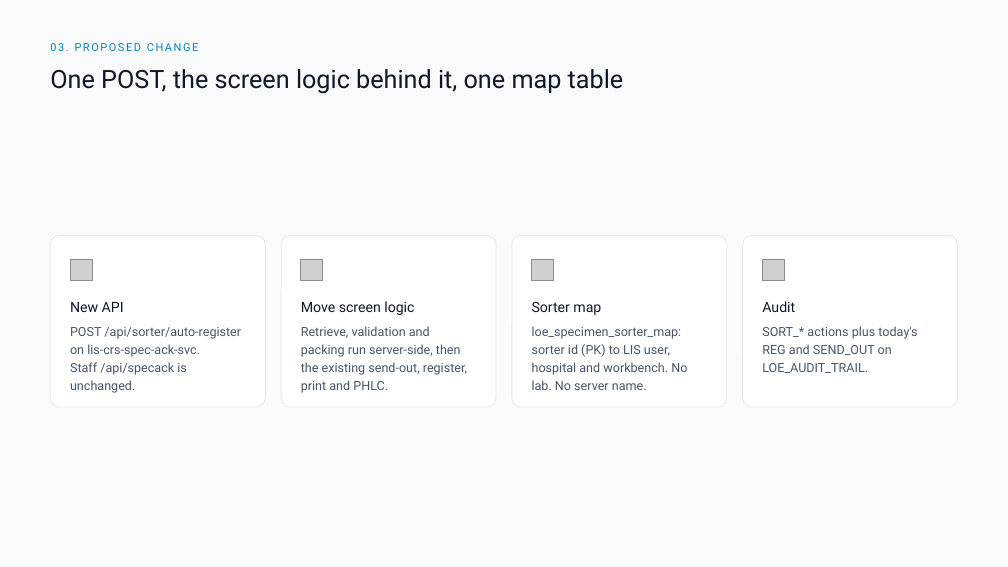
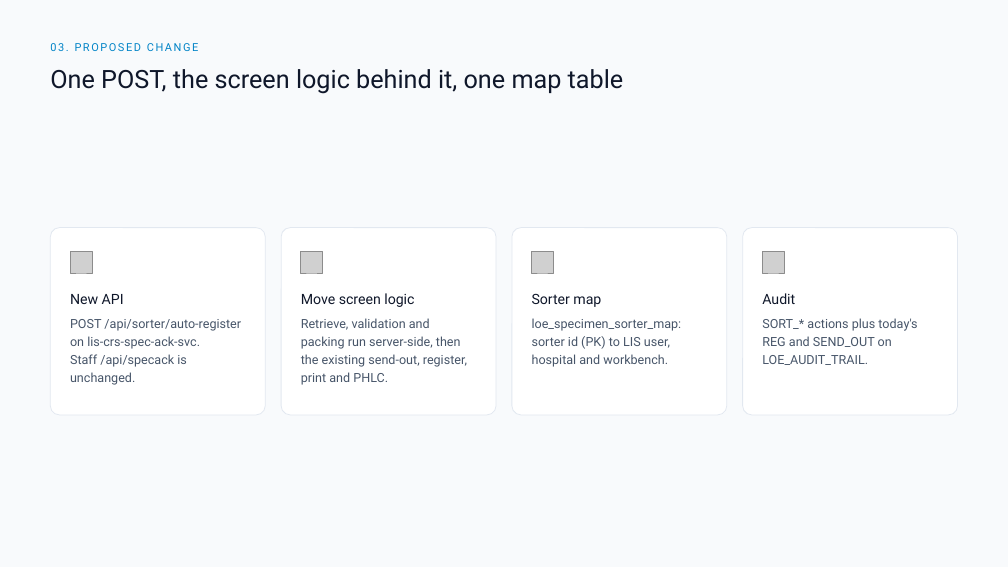
Before and after one commit to DragonChong/HA-Notes, a slide deck: slide 5 of SDLC/Projects/TMP-specimen-sorter-api — Specimen Sorter API/assets/Specimen Sorter API v3.pptx. Drawn at 1008x567 pixels with LibreOffice and Linux fonts; fonts in the diff are those of the drawing; grey boxes stand for pictures. Boxes give left, top, right and bottom in pixels: in the first picture for what was removed or moved away, otherwise in the second. Text is boxed around its words. In the diff, an @@ line names an element or a change of style, - is before the commit and + after.

```diff
--- a/SDLC/Projects/TMP-specimen-sorter-api — Specimen Sorter API/assets/Specimen Sorter API v3.pptx
+++ b/SDLC/Projects/TMP-specimen-sorter-api — Specimen Sorter API/assets/Specimen Sorter API v3.pptx
@@ rounded rectangle: place and size @@
-rounded rectangle at box(51, 236, 265, 408)
+rounded rectangle at box(51, 228, 265, 415)
@@ rounded rectangle: place and size @@
-rounded rectangle at box(281, 236, 496, 408)
+rounded rectangle at box(281, 228, 496, 415)
@@ rounded rectangle: place and size @@
-rounded rectangle at box(512, 236, 727, 408)
+rounded rectangle at box(512, 228, 727, 415)
@@ proportions changed in 4 elements at box(51, 228, 265, 415), box(281, 228, 496, 415), box(512, 228, 727, 415), box(743, 228, 957, 415) @@
@@ rounded rectangle: place and size @@
-rounded rectangle at box(743, 236, 957, 408)
+rounded rectangle at box(743, 228, 957, 415)
@@ 4 pictures, 4 texts: place and size @@
-4 pictures, 4 texts at box(70, 259, 795, 315)
+4 pictures, 4 texts at box(70, 251, 795, 307)
@@ text at box(70, 319, 241, 385): text changed @@
-POST /api/sorter/auto-register on lis-crs-spec-ack-svc. Staff /api/specack is unchanged.
+POST /api/sorter/auto-register on lis-crs-spec-ack-svc.
+Staff /api/specack is unchanged.
@@ text "Retrieve, validation and packing run ...": place and size @@
-text "Retrieve, validation and packing run ..." at box(301, 326, 467, 393)
+text "Retrieve, validation and packing run ..." at box(301, 318, 467, 385)
@@ text at box(532, 318, 682, 367): text changed @@
-loe_specimen_sorter_map: sorter id (PK) to LIS user, hospital and workbench. No lab. No server name.
+loe_specimen_sorter_map: sorter id (PK) to LIS user, hospital and workbench.
@@ text "SORT_* actions plus today's REG ...": place and size @@
-text "SORT_* actions plus today's REG ..." at box(762, 326, 917, 373)
+text "SORT_* actions plus today's REG ..." at box(762, 318, 917, 365)
```
Also in this commit, not shown: 4 other slides changed, 4 other files.
